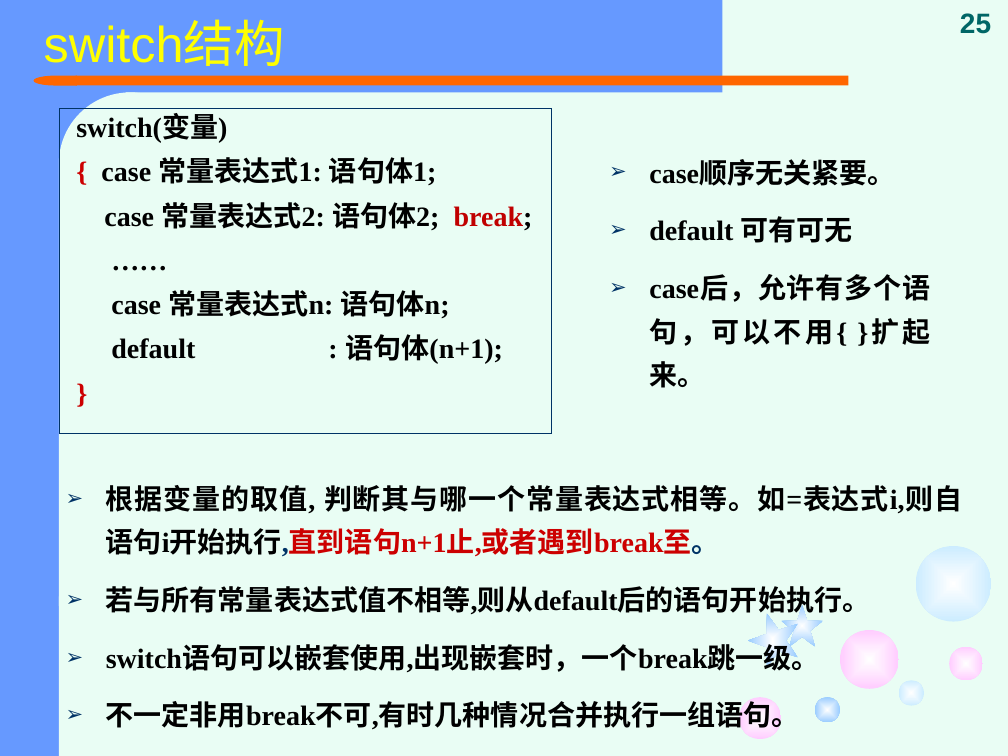
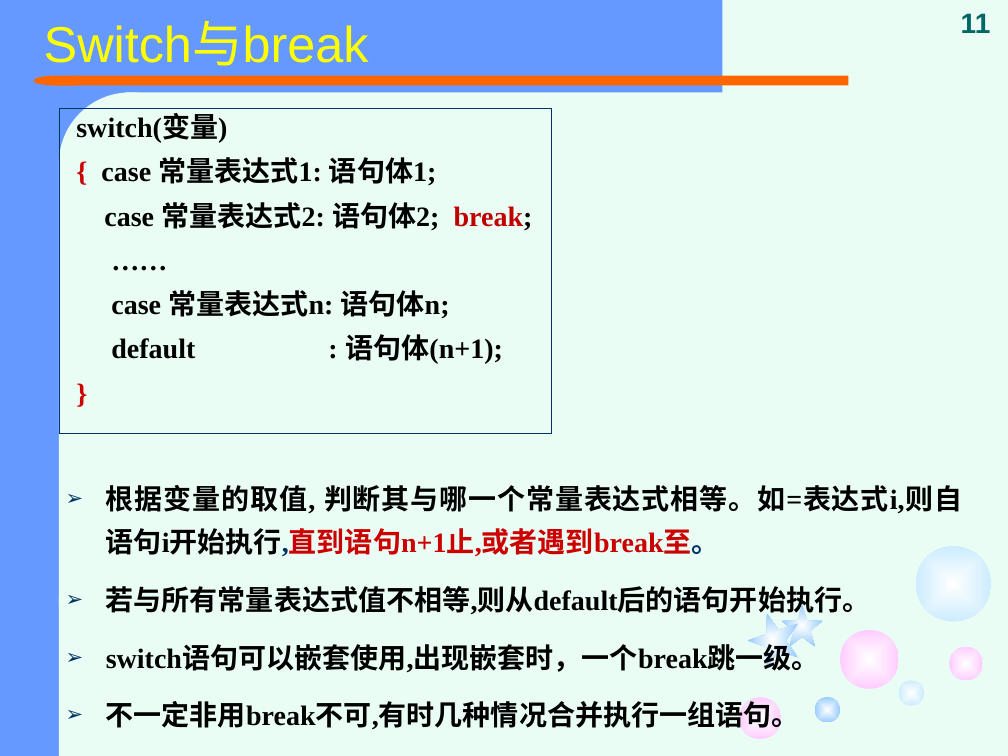
Before and after one commit to jtrfid/C-Repositories, a slide deck: slide 11 of 2015备课/课件/复习.pptx (slide 25 before the commit). Drawn at 1008x756 pixels with LibreOffice and Linux fonts; fonts in the diff are those of the drawing. Boxes give left, top, right and bottom in pixels: in the first picture for what was removed or moved away, otherwise in the second. Text is boxed around its words. In the diff, an @@ line names an element or a change of style, - is before the commit and + after.

```diff
--- a/2015备课/课件/复习.pptx
+++ b/2015备课/课件/复习.pptx
@@ title at [44, 22, 369, 66]: text changed @@
-switch结构
+Switch与break
@@ page number at [961, 13, 991, 33]: text changed @@
-25
+11
@@ text removed at [649, 161, 931, 388] @@
-➢ case顺序无关紧要。
-➢ default 可有可无
-➢ case后，允许有多个语句，可以不用{ }扩起来。
```
Also in this commit, not shown: 4 other slides changed, 4 slides added, 49 slides removed.
